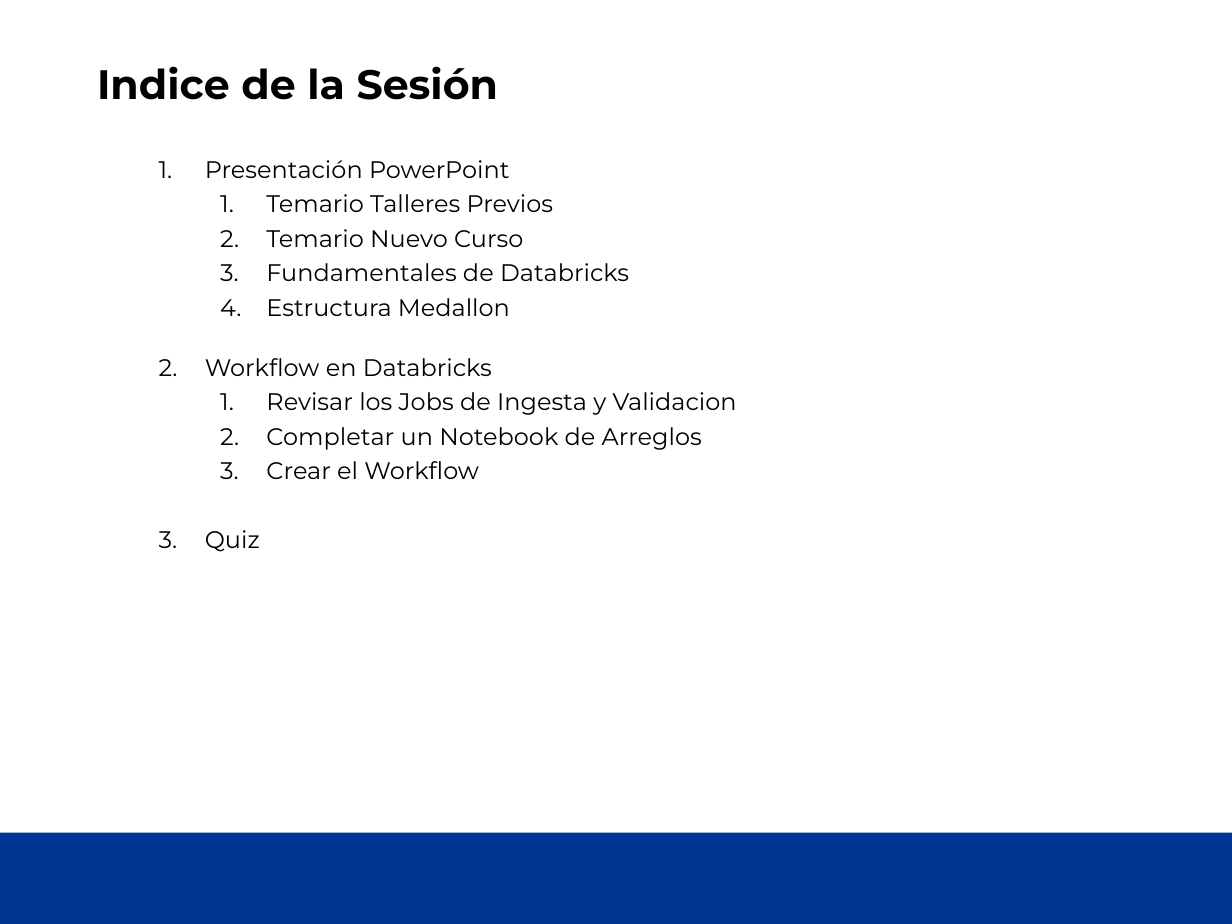
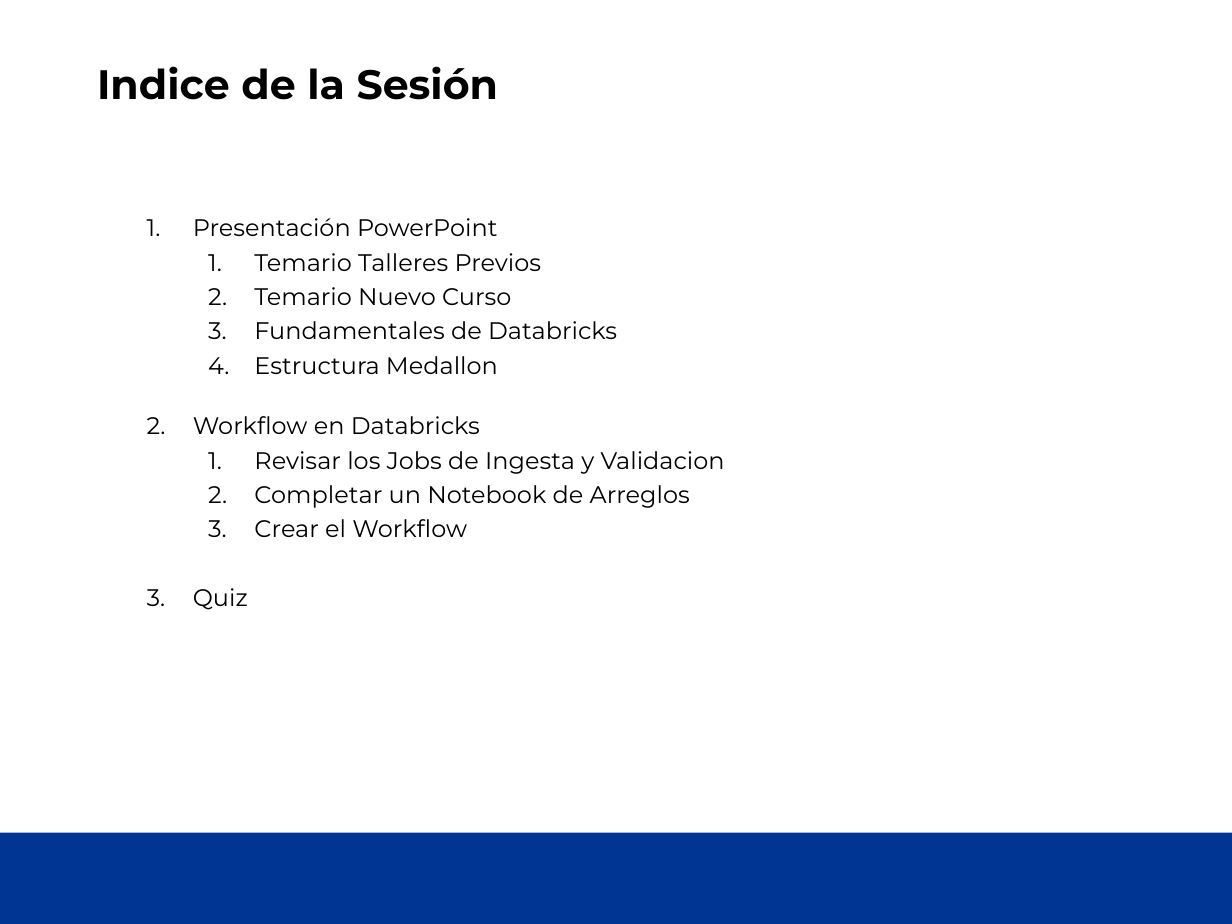
Before and after one commit to jmartinezceste/251101Course_UC_Ceste, a slide deck: slide 3 of UC_Course_Sesion1/UCDatabrick - Sesion 1.pptx. Drawn at 1232x924 pixels with LibreOffice and Linux fonts; fonts in the diff are those of the drawing; background and template pictures are left out. Boxes give left, top, right and bottom in pixels: in the first picture for what was removed or moved away, otherwise in the second. Text is boxed around its words. In the diff, an @@ line names an element or a change of style, - is before the commit and + after.

```diff
--- a/UC_Course_Sesion1/UCDatabrick - Sesion 1.pptx
+++ b/UC_Course_Sesion1/UCDatabrick - Sesion 1.pptx
@@ text "Presentación PowerPoint": place and size @@
-text "Presentación PowerPoint" at bbox=[205, 160, 737, 552]
+text "Presentación PowerPoint" at bbox=[193, 218, 725, 610]
```
Also in this commit, not shown: 1 other slide changed.
